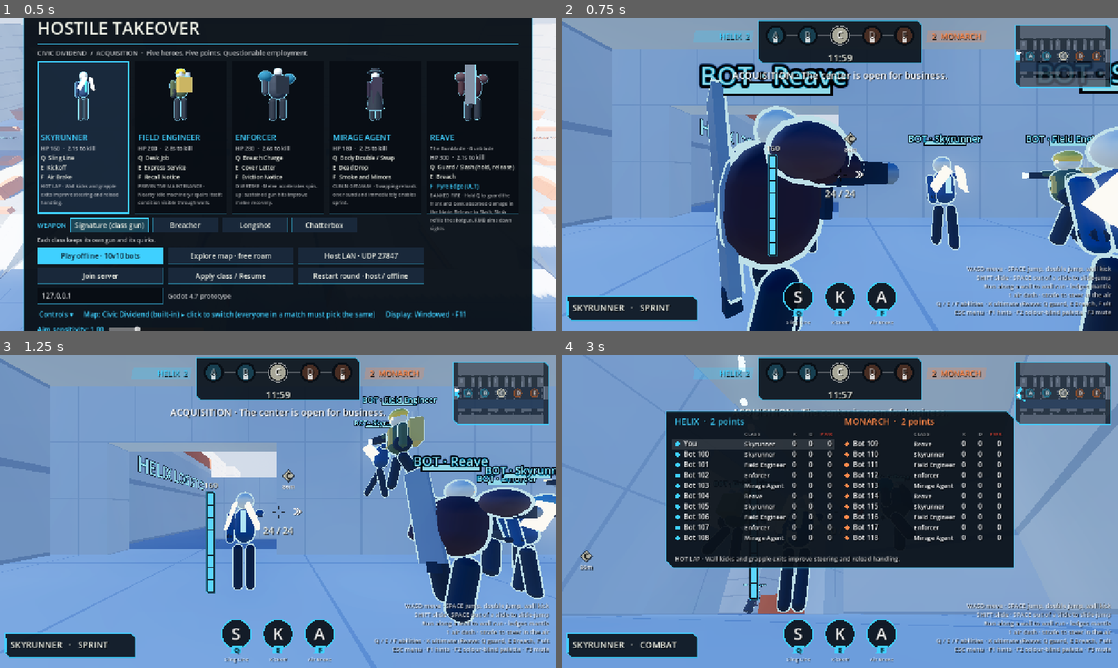
Above: before the commit, frames 1-4 (two rows, left to right).
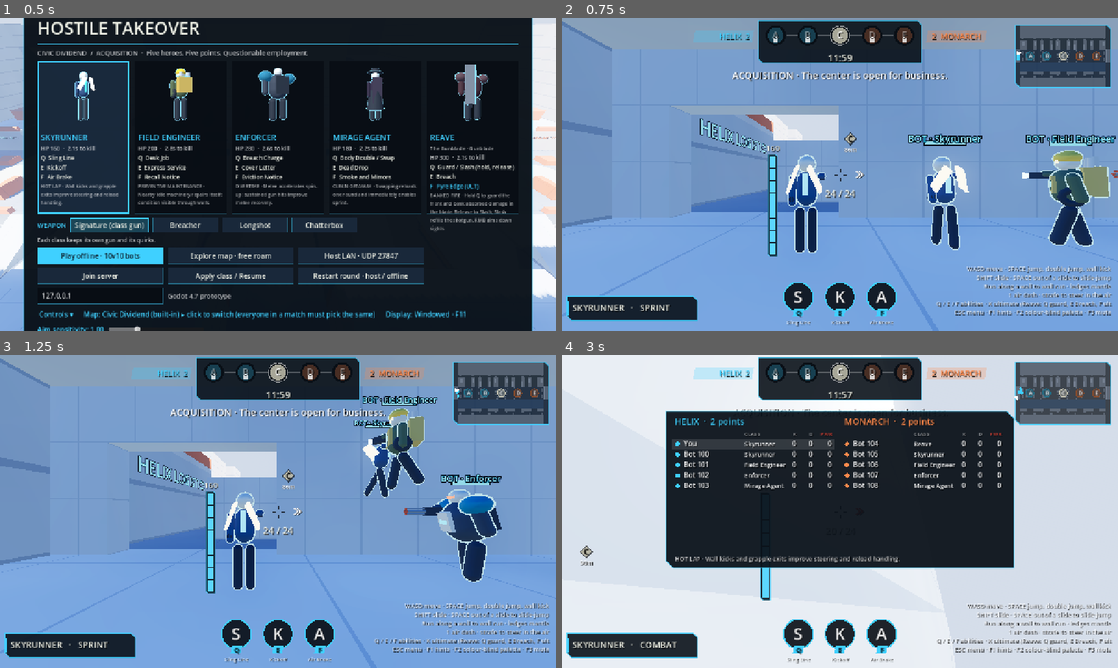
Above: after the commit, the same moments.

Repository: slimefromdq/hostile-takeover
Game: Godot game, scene res://scenes/main.tscn
The game is run twice, just before and just after one commit, with the same random seed, the same clock (stepped at 60 frames per second) and the same inputs.
Inputs (mouse positions are in pixels of both pictures, inside the frame that each line leads up to):
- Up to frame 1 (0.5 s): no input
- Up to frame 2 (0.75 s): click "Play offline · 10v10 bots" at 0.5 s
- Up to frame 3 (1.25 s): no input
- Up to frame 4 (3 s): tap Enter at 1.25 s; move the mouse to (867, 511) at 1.27 s; hold Right mouse button (alt) 1.28-2.03 s; hold W (forward) from 1.28 s (still down); click (867, 511) at 1.42 s; tap Space (jump) at 1.52, 1.82, 2.27, 2.57 s; tap 1 (dash) at 1.55, 2.1 s; move the mouse to (812, 511) at 2.02 s; click (812, 511) at 2.17 s; tap Tab (scoreboard) at 2.3 s; move the mouse to (851, 505) at 2.77 s; hold Tab (scoreboard) from 2.78 s (still down); click (851, 505) at 2.92 s

Frame 1 is identical in both runs. In frame 2, 19% of the frame differs, in the area x 24-100%, y 10-100%; in frame 3, 9.1%; in frame 4, 59%, in the area x 0-100%, y 0-100%.

Commit message:
5v5 teams; power-ups last 12 s and spawn on top of each construction tower (Canopy)
Co-Authored-By: Claude Sonnet 5.5 <noreply@anthropic.com>
Claude-Session: https://claude.ai/code/session_017cKhDVf3NuxTCsiC9sz73Y

Diff:
--- a/maps/canopy.blockout.json
+++ b/maps/canopy.blockout.json
@@ -1814,10 +1814,11 @@
    "tag": "power",
    "kind": "power",
    "pos": [
-    0,
-    -6.0,
-    0
-   ]
+    -49,
+    24,
+    -49
+   ],
+   "mirror": true
   }
  ],
  "objects": [
--- a/scripts/civic_dividend.gd
+++ b/scripts/civic_dividend.gd
@@ -4,7 +4,7 @@
 # Facade over MapLayout/MapBuilder so existing callers (game.gd, minimap, tests) keep one entry point.
 
 # Fighters per team. Depot spawn slots are laid out in rows of SPAWN_ROW slots (see spawn_slot_position).
-const TEAM_SIZE := 10
+const TEAM_SIZE := 5
 const SPAWN_ROW := 5
 const SPAWN_ROW_GAP := 2.5
 
--- a/scripts/game.gd
+++ b/scripts/game.gd
@@ -1245,6 +1245,7 @@
 			remove_entity(e.entity_id)
 
 func entities_tick(dt: float) -> void:
+	var tick_cues := {}  # map-wide cues this tick, deduped so two power-ups in step play each cue once
 	for e in entities.values():
 		e.age += dt
 		var timer_before: float = e.timer
@@ -1252,7 +1253,7 @@
 		if e.kind == "power" and e.used:
 			var cue := Items.power_cue(timer_before, e.timer)
 			if cue >= 0:
-				global_cue(cue)
+				tick_cues[cue] = true
 		if e.age >= e.lifetime or e.hp <= 0:
 			remove_entity(e.entity_id)
 			continue
@@ -1280,7 +1281,7 @@
 			if e.used and e.timer <= 0:
 				e.used = false
 				if e.kind == "power":
-					global_cue(Sfx.Kind.ITEM_POWER)
+					tick_cues[Sfx.Kind.ITEM_POWER] = true
 					e.hp = float(rng.randi_range(Items.POWER_INVULNERABLE, Items.POWER_QUAD))
 					notice_all("%s power-up is up." % Items.POWER_NAMES[int(e.hp)].capitalize())
 				e.update_visual()
@@ -1333,6 +1334,8 @@
 					play_sfx(from, Sfx.Kind.TURRET)
 					break
 		e.update_visual()
+	for cue in tick_cues:
+		global_cue(cue)
 
 func throw_capsule(p: Fighter) -> void:
 	var capsule := preload("res://scripts/dead_drop.gd").new()
--- a/scripts/items.gd
+++ b/scripts/items.gd
@@ -15,7 +15,7 @@
 # The power-up: the entity's `hp` field holds which one is up (1 or 2), re-rolled each time it respawns.
 const POWER_INVULNERABLE := 1
 const POWER_QUAD := 2
-const POWER_DURATION := 8.0
+const POWER_DURATION := 12.0
 const POWER_FIRST_SPAWN := 30.0  # the first one appears this long after the match starts
 const QUAD_MULTIPLIER := 3.0
 const POWER_WARNING := 15.0  # the minimap flags the power-up this many seconds before it spawns
--- a/tests/match_smoke.gd
+++ b/tests/match_smoke.gd
@@ -15,7 +15,7 @@
 			advancing += 1
 		finite = finite and p.global_position.is_finite() and p.velocity.is_finite()
 	var objective_pressure: bool = game.match_state.owners[2] != -1 or game.match_state.progress[2] > 0
-	var passed: bool = game.fighters.size() == CivicDividend.TEAM_SIZE * 2 and advancing >= 6 and finite and objective_pressure and game.match_state.unlocked.count(true) <= 2
+	var passed: bool = game.fighters.size() == CivicDividend.TEAM_SIZE * 2 and advancing >= 3 and finite and objective_pressure and game.match_state.unlocked.count(true) <= 2
 	print("MATCH SMOKE: roster=%d advancing=%d center_owner=%d center_progress=%.2f finite=%s" % [game.fighters.size(), advancing, game.match_state.owners[2], game.match_state.progress[2], finite])
 	print("MATCH RESULT: ", "PASS" if passed else "FAIL")
 	if not passed:
--- a/tests/run_tests.gd
+++ b/tests/run_tests.gd
@@ -731,7 +731,7 @@
 	game.create_entity_from(data)
 	var item: Deployable = game.entities[data.id]
 	game.entities_tick(0.1)
-	check(p.power == Items.POWER_QUAD and is_equal_approx(p.power_time, 8.0) and item.used, "touching the power-up grants triple damage for 8 s")
+	check(p.power == Items.POWER_QUAD and is_equal_approx(p.power_time, 12.0) and item.used, "touching the power-up grants triple damage for 12 s")
 	var before := foe.hp
 	game.damage_fighter(foe, 10.0, p.fighter_id)
 	check(is_equal_approx(before - foe.hp, 30.0), "triple damage triples what the holder deals")
@@ -753,7 +753,7 @@
 	# Streak announcements: kills during one power-up escalate; the count restarts with the next pickup.
 	check(Items.streak_name(1) == "" and Items.streak_name(2) == "DOUBLE KILL" and Items.streak_name(3) == "TRIPLE KILL" and Items.streak_name(4) == "QUAD KILL" and Items.streak_name(7) == "RAMPAGE", "streak names escalate from the second kill")
 	p.power = Items.POWER_QUAD
-	p.power_time = 8.0
+	p.power_time = Items.POWER_DURATION
 	p.power_kills = 0
 	for i in range(2):
 		foe.hp = foe.spec.health
@@ -1022,7 +1022,7 @@
 			roamers += 1
 			valid_roam = valid_roam and p.bot_roam_node >= 0 and not p.bot_path.is_empty()
 	check(attackers[0] <= game.BOT_MAX_ATTACKERS + 1 and attackers[1] <= game.BOT_MAX_ATTACKERS + 1, "attackers per team stay near the capture cap (%s)" % [attackers])
-	check(roamers >= 4, "surplus bots roam or defend instead of stacking on the point (%d)" % roamers)
+	check(roamers >= 2, "surplus bots roam or defend instead of stacking on the point (%d)" % roamers)
 	check(valid_roam, "every roaming bot has a graph node and a route")
 
 func test_hud() -> void:
Not shown, changed: CLAUDE.md
Not shown, changed: README.md
Not shown, changed: VALIDATION.md
Not shown, changed: docs/JUNGLE_GYM.md
Not shown, changed: tools/blender/maps/canopy.py
